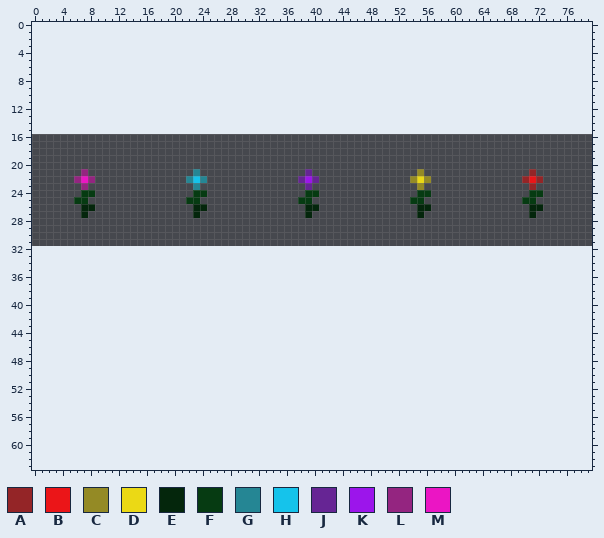
Sprite sheet: [Indicity].gmx/background/images/tile_decorations.png. Above: the version before the commit.
The file is 80x16 pixels. Colours within 5 levels of each other are drawn and written as one. The old version is drawn lined up with the new one, on the new canvas.
Palette (. is transparent): A #942527  B #eb1518  C #948a25  D #ebd915  E #04260c  F #063b12  G #258694  H #15c3eb  J #662594  K #9c15eb  L #942580  M #eb15c4
Pixels before (only the part around the change), first column x 0:
 0 ................................................................................
 1 ................................................................................
 2 ................................................................................
 3 ................................................................................
 4 ................................................................................
 5 ................................................................................
 6 ................................................................................
 7 ................................................................................
 8 ................................................................................
 9 ................................................................................
10 ................................................................................
11 ................................................................................
12 ................................................................................
13 ................................................................................
14 ................................................................................
15 ................................................................................
16 ................................................................................
17 ................................................................................
18 ................................................................................
19 ................................................................................
20 ................................................................................
21 .......L...............G...............J...............C...............A........
22 ......LML.............GHG.............JKJ.............CDC.............ABA.......
23 .......L...............G...............J...............C...............A........
24 .......FF..............FF..............FF..............FF..............FF.......
25 ......FF..............FF..............FF..............FF..............FF........
26 .......EE..............EE..............EE..............EE..............EE.......
27 .......E...............E...............E...............E...............E........
28 ................................................................................
29 ................................................................................
30 ................................................................................
31 ................................................................................
32 ................................................................................
33 ................................................................................
34 ................................................................................
35 ................................................................................
36 ................................................................................
37 ................................................................................
38 ................................................................................
39 ................................................................................
40 ................................................................................
41 ................................................................................
42 ................................................................................
43 ................................................................................
44 ................................................................................
45 ................................................................................
46 ................................................................................
47 ................................................................................
48 ................................................................................
49 ................................................................................
50 ................................................................................
51 ................................................................................
52 ................................................................................
53 ................................................................................
54 ................................................................................
55 ................................................................................
56 ................................................................................
57 ................................................................................
58 ................................................................................
59 ................................................................................
60 ................................................................................
61 ................................................................................
62 ................................................................................
63 ................................................................................
Now the later version:
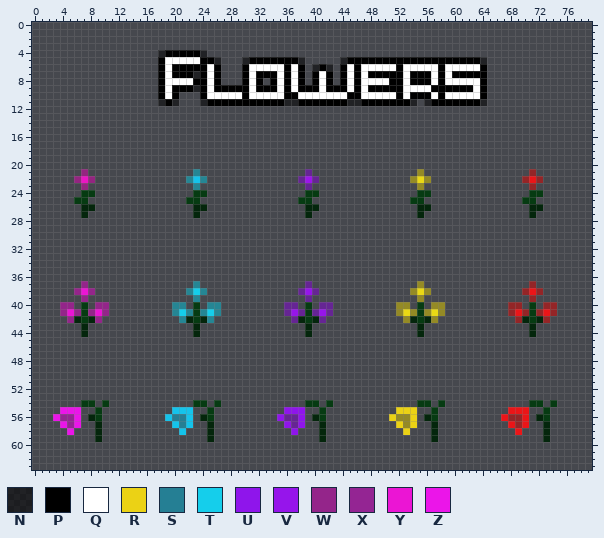
Colours new in this view: N #00000085  P #000000  Q #ffffff  R #ebd215  S #257f94  T #15ceeb  U #8f15eb  V #9615eb  W #94258a  X #942593  Y #eb15d4  Z #eb15e9
Change:
canvas 80x16 -> 80x64, the old top-left corner now at 0,16
y 4: x 18..24 ....... -> NPPPPPN
y 5: x 18..26 ......... -> PQQQQQPPN; x 30..38 ......... -> NPPPPPPPN; x 44..64 ..................... -> NPPPPPPPPPPPPPPPPPPPN
y 6: x 18..26 ......... -> PQPPPPPQP; x 30..38 ......... -> PQQQQQPQP; x 40..42 ... -> NPN; x 44..64 ..................... -> PQPQQQQQPQQQQQPQQQQQP
y 7: x 18..26 ......... -> PQPPPNPQP; x 30..38 ......... -> PQPPPQPQP; x 40..42 ... -> PQP; x 44..64 ..................... -> PQPQPPPPPQPPPQPQPPPPP
y 8: x 18..26 ......... -> PQQQQPPQP; x 30..32 ... -> PQP; x 34..38 ..... -> PQPQP; x 40..42 ... -> PQP; x 44..64 ..................... -> PQPQQQQPPQPPPQPQQQQQP
y 9: x 18..64 ............................................... -> PQPPPNPQPPPPPQPPPQPQPPPQPPPQPQPPPPPQQQQPPPPPPQP
y 10: x 18..20 ... -> PQP; x 24..64 ......................................... -> PQQQQQPQQQQQPPQQQQQQQPPQQQQQPQPPPQPQQQQQP
y 11: x 18..20 ... -> NPN; x 24..54 ............................... -> NPPPPPPPPPPPNNPPPPPPPNNPPPPPPPN; x 56..64 ......... -> NPPPPPPPN
y 37: x 7 . -> W; x 23 . -> G; x 39 . -> J; x 55 . -> C; x 71 . -> A
y 38: x 6..8 ... -> WYW; x 22..24 ... -> GTG; x 38..40 ... -> JVJ; x 54..56 ... -> CDC; x 70..72 ... -> ABA
y 39: x 7 . -> W; x 23 . -> G; x 39 . -> J; x 55 . -> C; x 71 . -> A
y 40: x 4..5 .. -> WW; x 7 . -> F; x 9..10 .. -> WW; x 20..21 .. -> GG; x 23 . -> F; x 25..26 .. -> GG; x 36..37 .. -> JJ; x 39 . -> F; x 41..42 .. -> JJ; x 52..53 .. -> CC; x 55 . -> F; x 57..58 .. -> CC; x 68..69 .. -> AA; x 71 . -> F; x 73..74 .. -> AA
y 41: x 4..10 ....... -> WYWFWYW; x 20..26 ....... -> GTGFGTG; x 36..42 ....... -> JVJFJVJ; x 52..58 ....... -> CDCFCDC; x 68..74 ....... -> ABAFABA
y 42: x 5..9 ..... -> WEFEW; x 21..25 ..... -> GEFEG; x 37..41 ..... -> JEFEJ; x 53..57 ..... -> CEFEC; x 69..73 ..... -> AEFEA
y 43..44: x 7 . -> E; x 23 . -> E; x 39 . -> E; x 55 . -> E; x 71 . -> E
y 54: x 7..8 .. -> FF; x 10 . -> F; x 23..24 .. -> FF; x 26 . -> F; x 39..40 .. -> FF; x 42 . -> F; x 55..56 .. -> FF; x 58 . -> F; x 71..72 .. -> FF; x 74 . -> F
y 55: x 4..6 ... -> ZZZ; x 9 . -> F; x 20..22 ... -> HHH; x 25 . -> F; x 36..38 ... -> UUU; x 41 . -> F; x 52..54 ... -> RRR; x 57 . -> F; x 68..70 ... -> BBB; x 73 . -> F
y 56: x 3..6 .... -> ZXXZ; x 8..9 .. -> EF; x 19..22 .... -> HSSH; x 24..25 .. -> EF; x 35..38 .... -> UJJU; x 40..41 .. -> EF; x 51..54 .... -> RCCR; x 56..57 .. -> EF; x 67..70 .... -> BAAB; x 72..73 .. -> EF
y 57: x 4..6 ... -> ZXZ; x 9 . -> E; x 20..22 ... -> HSH; x 25 . -> E; x 36..38 ... -> UJU; x 41 . -> E; x 52..54 ... -> RCR; x 57 . -> E; x 68..70 ... -> BAB; x 73 . -> E
y 58: x 5 . -> Z; x 9 . -> E; x 21 . -> H; x 25 . -> E; x 37 . -> U; x 41 . -> E; x 53 . -> R; x 57 . -> E; x 69 . -> B; x 73 . -> E
y 59: x 9 . -> E; x 25 . -> E; x 41 . -> E; x 57 . -> E; x 73 . -> E
